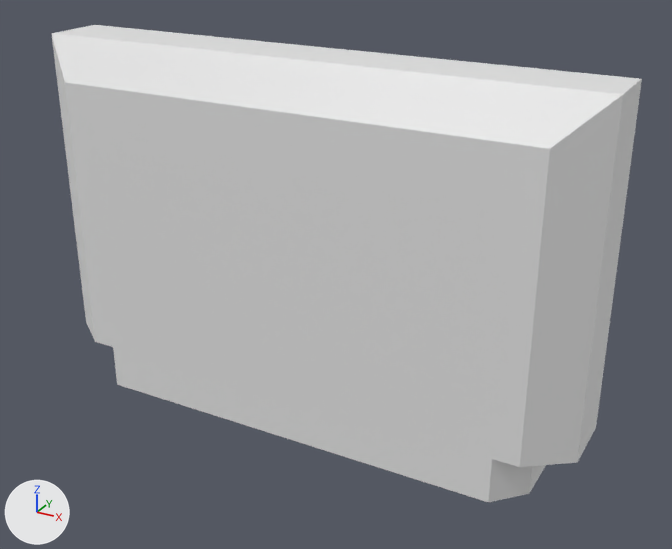
The Blender file small-objects/famicom-cart/cart.blend, before and after one commit.
Before and after are seen from a 50 mm lens placed at (0.0813, -0.1362, 0.065), pointed at (0.0058, 0.0012, -0.0037). The axes (+X, +Y, +Z) are drawn at lower left. The lights are the same throughout.

Names of what the first picture shows: 'cart'.
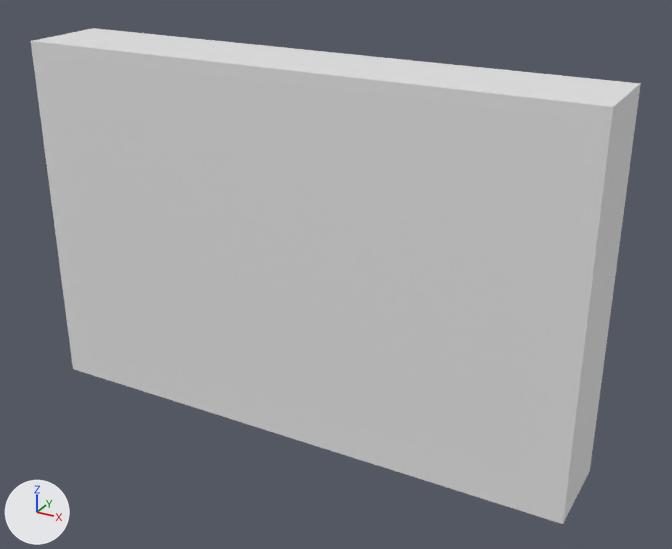
Boxes (x1, y1, x2, y2) around the edits, measured in the pictures (672 x 549 px):
'cart', reshaped, modifiers changed: before (51, 25, 642, 502); after (31, 28, 641, 524)

Patch to the scene script:
```diff
--- a/small-objects/famicom-cart/cart.blend.py
+++ b/small-objects/famicom-cart/cart.blend.py
@@ me_cube_001 @@
 # used by ob_cart; location = (0.0, 0.0, 0.0)
-me_cube_001.from_pydata(...)  # 229 vertices, 214 faces; spans x 0.0..0.054, y -0.009..0.009, z -0.035..0.0357
+me_cube_001.from_pydata(...)  # 8 vertices, 6 faces; spans x -0.054..0.054, y -0.0085..0.0085, z -0.035..0.035
+# me_cube_001 part 1: the whole mesh is rebuilt
@@ ob_cart @@
 ob_cart.location = (0.0, 0.0, 0.0)
-_m = ob_cart.modifiers.new('Mirror', 'MIRROR')
-_m.use_clip = True
-_m = ob_cart.modifiers.new('Subdivision', 'SUBSURF')
-_m.levels = 2
```
